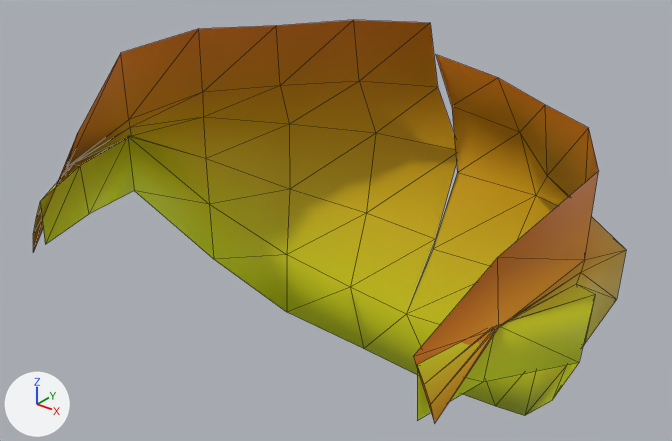
An edit to the glTF model models/hair/captain_hair.glb, drawn before and after from the same camera.
The view is the same before and after, from a camera (50 mm lens) standing at (0.24, -0.301, 1.665) and looking at (-0.011, 0.013, 1.47). The lights are fixed; the arrows at lower left show +X, +Y and +Z. The picture after the commit comes second. Mesh edges are drawn as thin lines. Vertices at exactly the same position are counted once.

Objects in the first picture: 'captain_hair'.
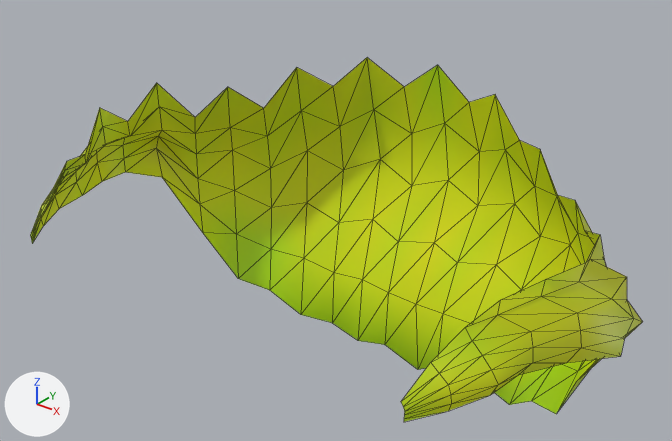
Diff of the bpy script that builds the scene:
```diff
--- a/models/hair/captain_hair.glb.py
+++ b/models/hair/captain_hair.glb.py
@@ me_captain_hair @@
 # used by ob_captain_hair; location = (0.0, 0.0, 0.0)
-me_captain_hair.from_pydata(...)  # 84 vertices, 120 faces; spans x -0.13..0.13, y -0.088..0.106, z 1.331..1.556
+me_captain_hair.from_pydata(...)  # 174 vertices, 280 faces; spans x -0.143..0.143, y -0.093..0.095, z 1.355..1.533
+# me_captain_hair part 1: the loose piece of 42 vertices spanning x -0.13..0.0, y -0.088..0.106, z 1.331..1.556 is rebuilt with 174 vertices and now spans x -0.143..0.143, y -0.093..0.095, z 1.355..1.533
+# me_captain_hair part 2: the loose piece of 42 vertices spanning x 0.0..0.13, y -0.088..0.105, z 1.331..1.542 is deleted
 me_captain_hair.materials.append(mat_captain_hair)
```

What differs and where, as boxes (x1, y1, x2, y2) in the pictures (672 x 441 px):
'captain_hair', reshaped (9% shorter): before (33, 20, 626, 423); after (30, 57, 643, 422)
part 1 of me_captain_hair, rebuilt (44% wider): before (33, 20, 457, 375); after (30, 57, 643, 422)
part 2 of me_captain_hair, deleted: before (406, 55, 626, 423)
